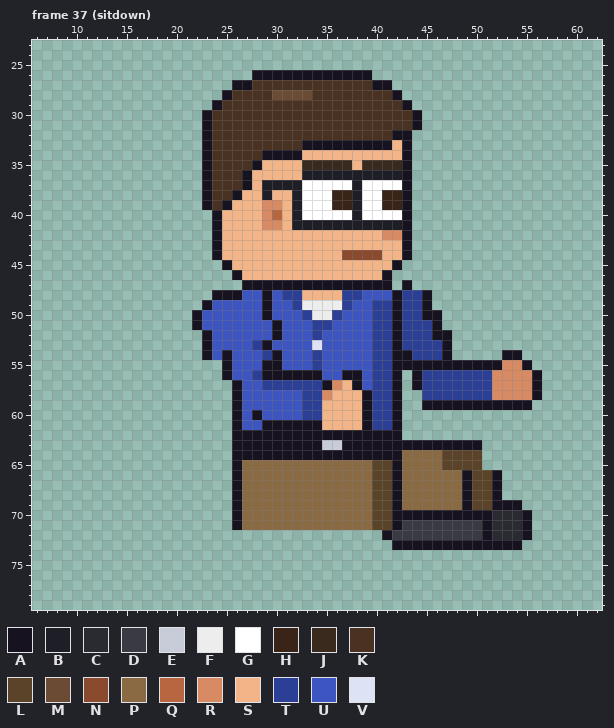
Two states of a pixel-art file, sprites/staff/office_dan_right_anim.aseprite. Above: the version before the commit.
64x80 pixels, 129 frames. Shown: frame 37 (sitdown): x 6..62, y 23..79. The old version is drawn lined up with the new one. The commit also changed other frames, which this record leaves out.
Visible layers, top first: "Arm Top", "Glasses", "Hair", "Face", "Watch", "Near Arm", "Collar", "Belt", "Shirt", "Body", "Back Arm", "Pants", "Shoes".
Palette (. is transparent): A #17121f  B #1e1e26  C #2a2a33  D #3a3a44  E #c8ccd8  F #ededed  G #ffffff  H #3a2418  J #3a2a1e  K #4a3222  L #5a4328  M #6b4b34  N #8a4a2e  P #8a6a42  Q #b8663f  R #d88a62  S #f3b488  T #2c3f96  U #3c55c0  V #dde3f5
Pixels before, frame 37 (sitdown) (only the part around the change), first column x 12:
34 ...........AKKKKKAAAASSSSSSSSSSA...................
35 ...........AKKKKASSSSJJJJJSJJJJA...................
36 ...........AKKKASSSSSBBBBBBBBBBA...................
37 ...........AKKKASBBBBGGGGGBGGGGA...................
38 ...........AKKASSBSSBGGGHHBGGHHA...................
39 ...........AKASSSRRSBGGGHHBGGHHA...................
40 ............ASSSSRQSBGGGGGBGGGGA...................
41 ............ASSSSRRSBBBBBBBBBBBA...................
42 ............ASSSSSSSSSSSSSSSSRRA...................
43 ............ASSSSSSSSSSSSSSSSSSA...................
44 ............ASSSSSSSSSSSSNNNNSSA...................
45 .............ASSSSSSSSSSSSSSSSA....................
46 ..............ASSSSSSSSSSSSSSA.....................
47 ...............AAAAAAAAAAAAAAA.A...................
48 ............AAAUUAUTTSSSSTTUUUATTA.................
49 ...........AUUUUUAUUTFFFFTUUTTATTA.................
50 ..........AUUUUUUAUUUTFFTUUUTTATTAA................
51 ..........AUUUUUUUAUUUTTUUUUTTATTTA................
52 ...........AUUUUUUAUUUTUUUUUTTATTTAA...............
53 ...........AUUUUTAUUUUVUUUUUTTATTTTA...............
54 ...........AUAUUUTAUUUTUUUUUTTAATTTA.....AA........
55 .............AUUUAAUUUTUUUUUTTAAAAAAAAAAARRA.......
56 .............AUUTAAAAAAUUAAUTTA.ATTTTTTTRRRRA......
57 ..............AUUTTTTTTARSAUTTA.ATTTTTTTRRRRA......
58 ..............AUUUUUUTTRSSSATTA..TTTTTTTRRRRA......
59 ..............AUUUUUUTTSSSSATTA..AAAAAAAAAAA.......
60 ..............AUAUUUUTTSSSSATTA....................
61 ..............AUUAAAAAASSSSATTA....................
62 ..............AAAAAAAAAAAAAAAAA....................
63 ..............AAAAAAAAAEEAAAAAAAAAAAAAA............
64 ..............AAAAAAAAAAAAAAAAAPPPPLLLL............
65 ..............APPPPPPPPPPPPPLLAPPPPLLLL............
66 ..............APPPPPPPPPPPPPLLAPPPPPPALLA..........
67 ..............APPPPPPPPPPPPPLLAPPPPPPALLA..........
68 ..............APPPPPPPPPPPPPLLAPPPPPPALLA..........
69 ..............APPPPPPPPPPPPPLLAPPPPPPALLAAA........
70 ..............APPPPPPPPPPPPPLLAAAAAAAAAACCCA.......
71 ..............APPPPPPPPPPPPPLLADDDDDDDDACCCA.......
72 .............................ADDDDDDDDDACCCA.......
73 ..............................AAAAAAAAAAAAA........
74 ...................................................
75 ...................................................
76 ...................................................
77 ...................................................
78 ...................................................
79 ...................................................
The same view after the edit:
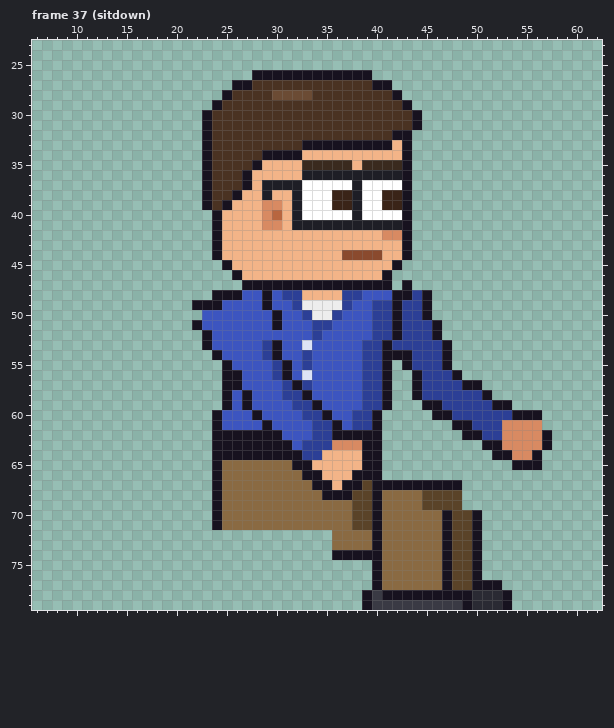
From old to new:
whole drawing moved by +2,-6 (the old picture is shown already moved)
Frame 37 (sitdown):
y 48: x 43 T -> A
y 49: x 22 . -> A; x 24 U -> A
y 50: x 22 A -> .; x 29..30 AU -> UA; x 46 A -> .
y 52: x 30 A -> U; x 47 A -> .
y 53: x 28..30 TAU -> UTA; x 33..34 UV -> VU; x 39 U -> T; x 41..42 TA -> AT
y 54: x 23..25 AUA -> .AU; x 33..34 UT -> TU; x 39 U -> T; x 41 T -> A; x 53..54 AA -> ..
y 55: x 29..31 AAU -> UTA; x 33..34 UT -> TU; x 39 U -> T; x 41..42 TA -> A.; x 44..46 AAA -> TTT; x 48..55 AAAAARRA -> ........
y 56: x 26 U -> A; x 28..30 TAA -> UUT; x 32..34 AAA -> UVU; x 37..39 AAU -> UUT; x 41..42 TA -> A.; x 48..56 TTTTRRRRA -> A........
y 57: x 25 . -> A; x 29..30 TT -> UU; x 32 T -> A; x 34..39 TARSAU -> UUUUUT; x 41..42 TA -> A.; x 49..56 TTTRRRRA -> AA......
y 58: x 25..27 .AU -> AUA; x 31..39 UUTTRSSSA -> TTAUUUUUT; x 41..42 TA -> A.; x 44 . -> A; x 51..56 TRRRRA -> A.....
y 59: x 25..27 .AU -> AUA; x 32 U -> T; x 34..39 TSSSSA -> AUUUUT; x 41..42 TA -> A.; x 47..51 AAAAA -> TTTTT; x 54..55 AA -> ..
y 60: x 24..26 ..A -> AUU; x 35..42 SSSSATTA -> AUUTTA..; x 46..56 ........... -> AATTTTTTAAA
y 61: x 24..26 ..A -> AUU; x 30..42 AAAAASSSSATTA -> UUUUTTAUTTA..; x 48..56 ......... -> AATTTRRRR
y 62: x 24..25 .. -> AA; x 31..35 AAAAA -> UUUTT; x 41..42 AA -> ..; x 49..57 ......... -> AATTRRRRA
y 63: x 24..25 .. -> AA; x 32..38 AAAEEAA -> UTTTRRR; x 41..57 AAAAAAAAAA....... -> ..........AARRRRA
y 64: x 24..25 .. -> AA; x 33..38 AAAAAA -> TTSSSS; x 41..50 AAPPPPLLLL -> ..........; x 52..56 ..... -> AARRA
y 65: x 24..26 ..A -> APP; x 32..50 PPPPPPPPLLAPPPPLLLL -> AASSSSSAA..........; x 54..56 ... -> AAA
y 66: x 24..26 ..A -> APP; x 33..52 PPPPPPPLLAPPPPPPALLA -> AASSSAAA............
y 67: x 24..26 ..A -> APP; x 34..41 PPPPPPLL -> AASAALAA; x 43..52 PPPPPPALLA -> AAAAAA....
y 68: x 24..26 ..A -> APP; x 35..42 PPPPPLLA -> AAALLAPP; x 45..52 PPPPALLA -> LLLL....
y 69: x 24..26 ..A -> APP; x 38..42 PPLLA -> LLAPP; x 45..54 PPPPALLAAA -> LLLL......
y 70: x 24..26 ..A -> APP; x 38..46 PPLLAAAAA -> LLAPPPPPP; x 48..49 AA -> LL; x 51..55 ACCCA -> .....
y 71: x 24..26 ..A -> APP; x 38..55 PPLLADDDDDDDDACCCA -> LLAPPPPPPALLA.....
y 72: x 36..55 .....ADDDDDDDDDACCCA -> PPPPAPPPPPPALLA.....
y 73: x 36..46 ......AAAAA -> PPPPAPPPPPP; x 48..49 AA -> LL; x 51..54 AAAA -> ....
y 74: x 36..50 ............... -> AAAAAPPPPPPALLA
y 75..76: x 40..50 ........... -> APPPPPPALLA
y 77: x 40..52 ............. -> APPPPPPALLAAA
y 78: x 39..53 ............... -> ADAAAAAAAAACCCA
y 79: x 39..53 ............... -> ADDDDDDDDDACCCA
Where, in picture pixels (left, top, right, bottom), the same in both pictures:
changed: (192, 290, 552, 610)
